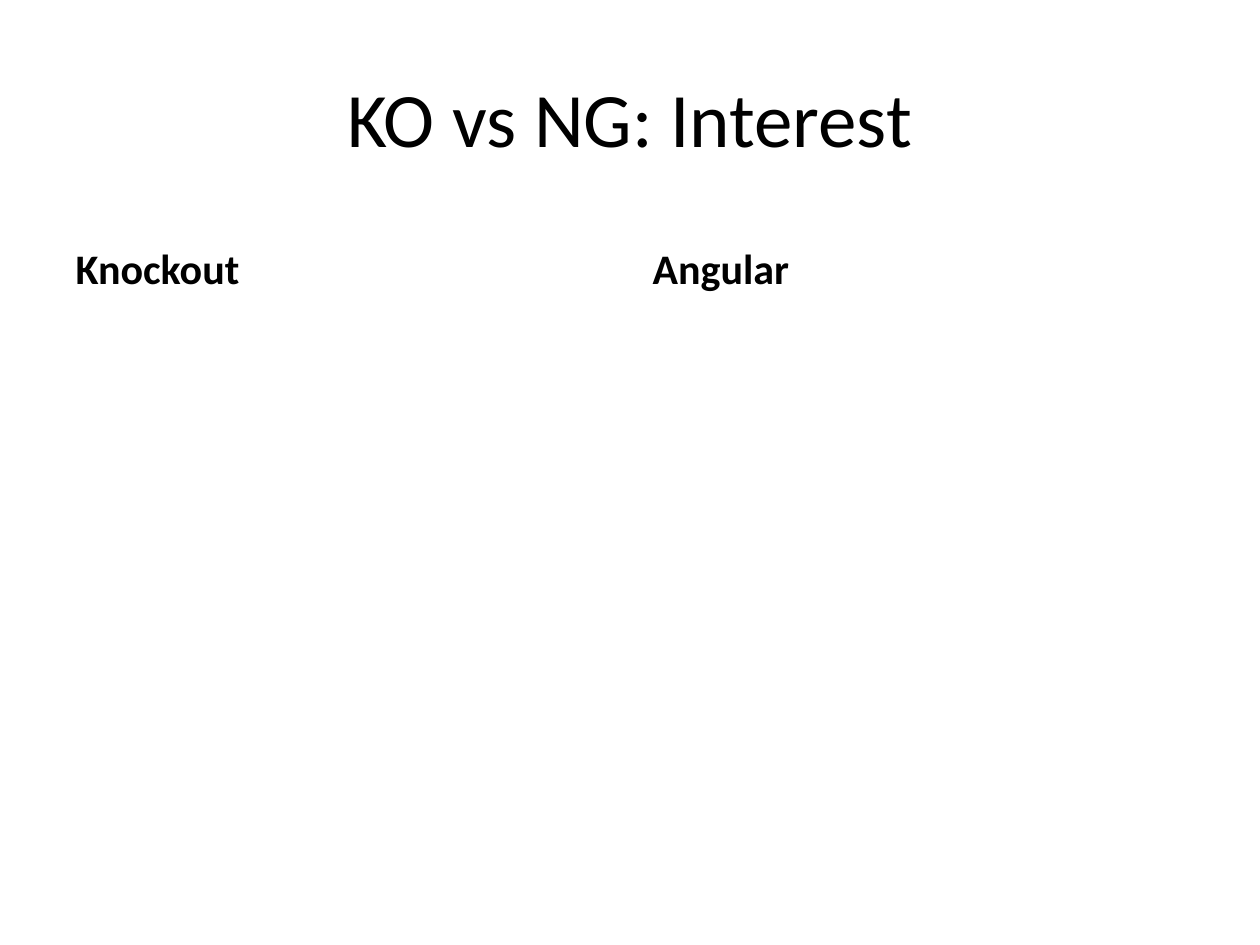
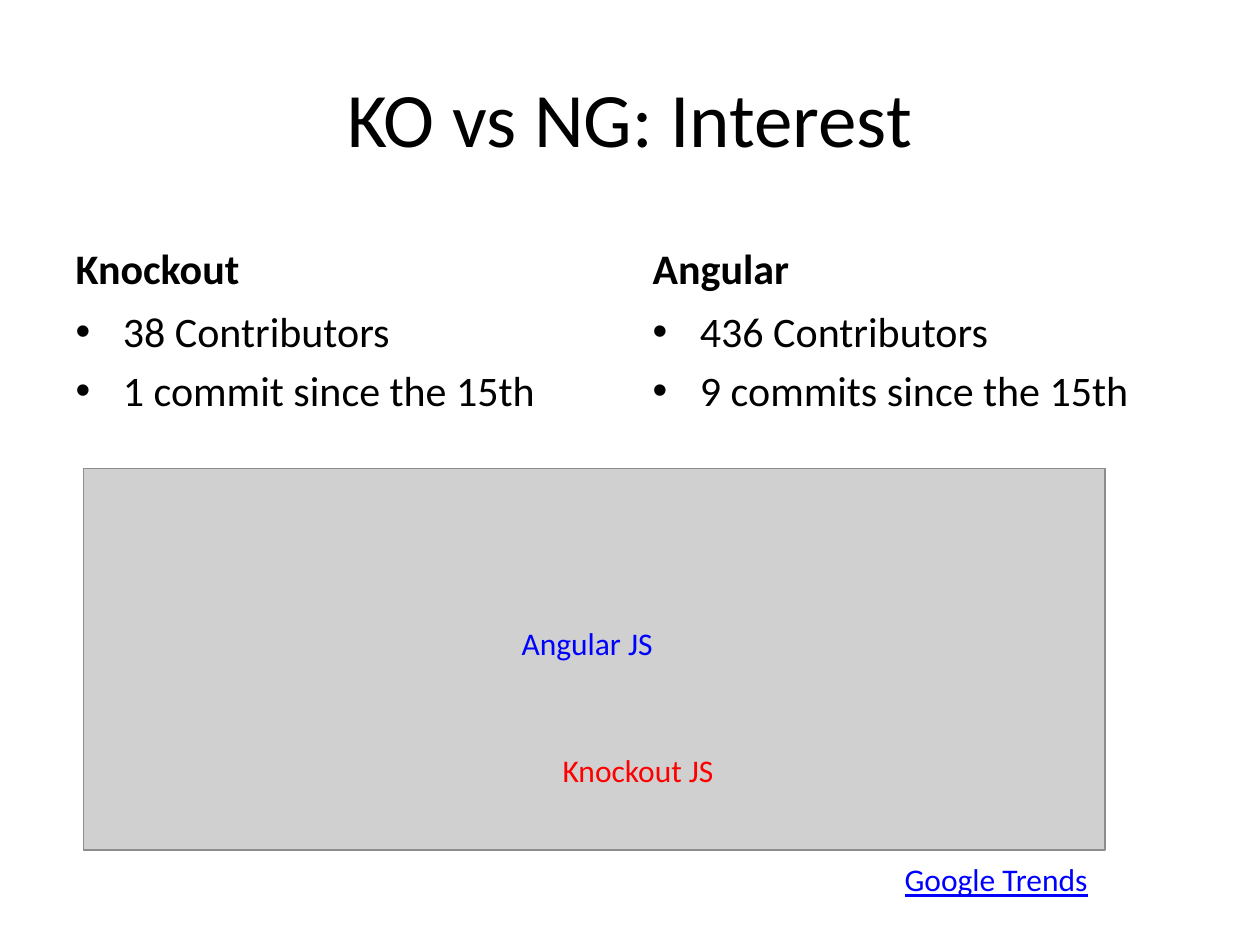
Before and after one commit to Moollihawkja/KOvsNG, a slide deck: slide 7 of KOvsNG.pptx (slide 6 before the commit). Drawn at 1260x945 pixels with LibreOffice and Linux fonts; fonts in the diff are those of the drawing; grey boxes stand for pictures. Boxes give left, top, right and bottom in pixels: in the first picture for what was removed or moved away, otherwise in the second. Text is boxed around its words. In the diff, an @@ line names an element or a change of style, - is before the commit and + after.

Commit message:
Added Angular learning

```diff
--- a/KOvsNG.pptx
+++ b/KOvsNG.pptx
@@ text added at <box>123,317,535,407</box>, 24 pt, text #000000 @@
+• 38 Contributors
+• 1 commit since the 15th
@@ text added at <box>700,317,1129,407</box>, 24 pt, text #000000 @@
+• 436 Contributors
+• 9 commits since the 15th
@@ picture added at <box>83,469,1105,850</box> @@
@@ text added at <box>522,633,652,661</box>, 18 pt, text #0000FF @@
+Angular JS
@@ text added at <box>563,760,714,783</box>, 18 pt, text #FF0000 @@
+Knockout JS
@@ text added at <box>905,869,1087,897</box>, 18 pt, text #0000FF, underline @@
+Google Trends
```
Also in this commit, not shown: 14 other slides changed, 1 slide added, 1 slide removed, 5 other files.
